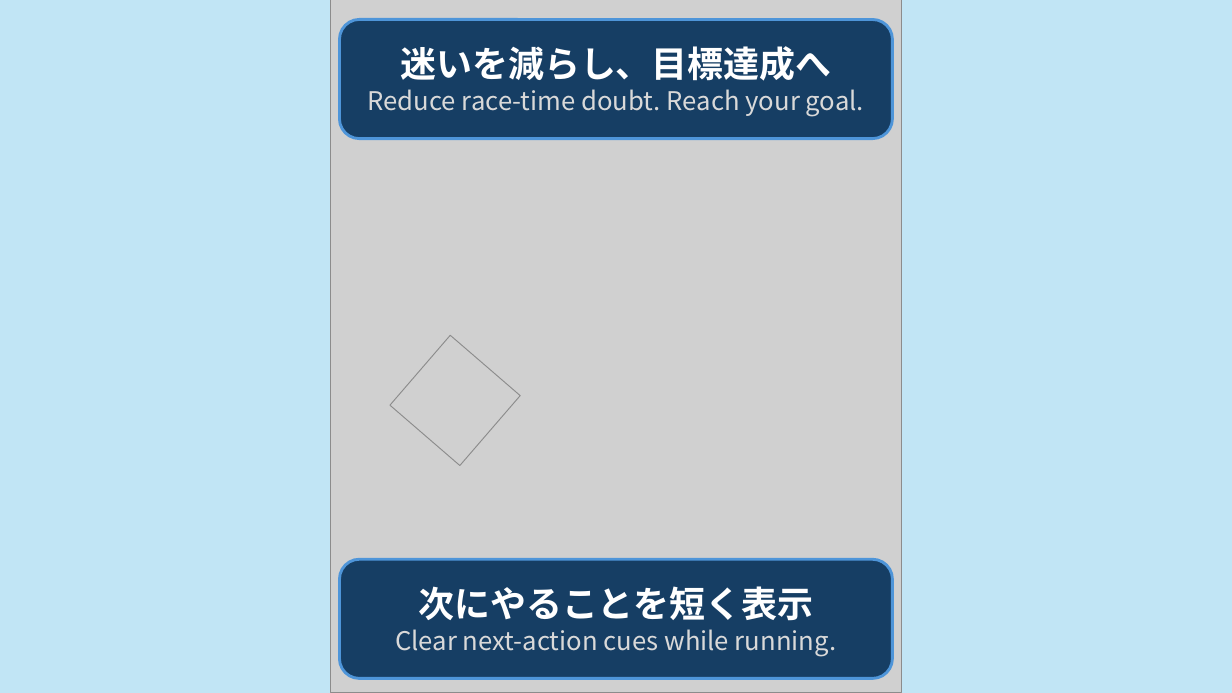
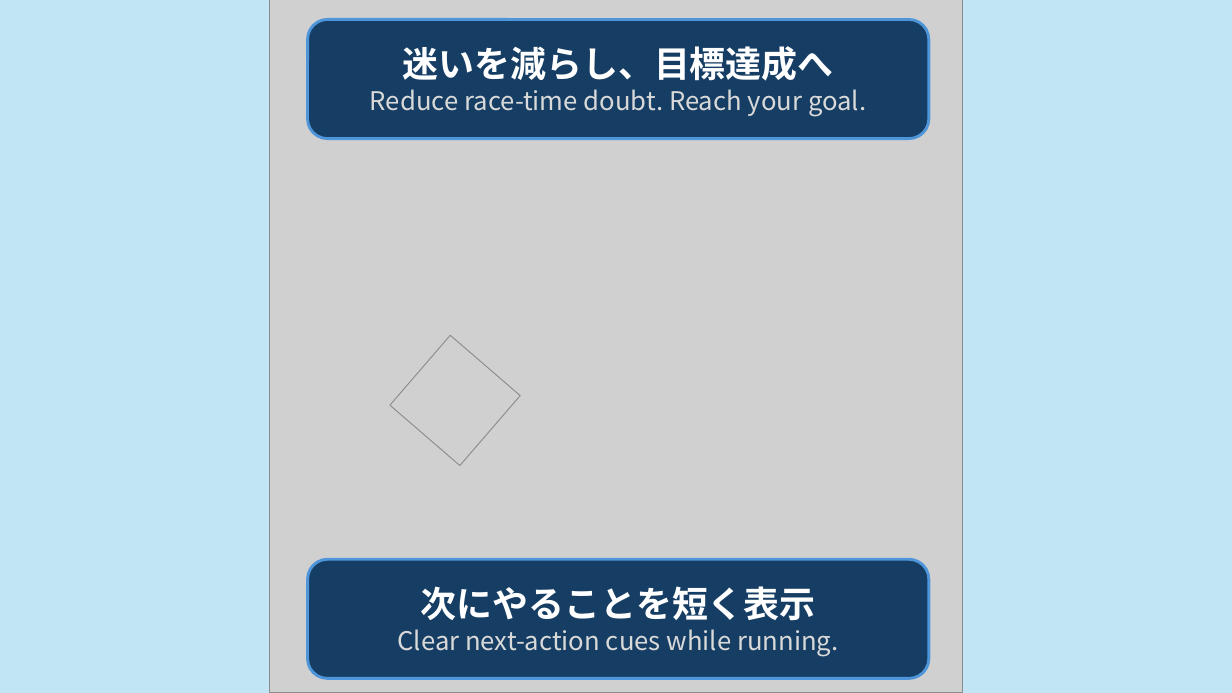
Before and after one commit to EibaKatsu/MarathonCoach, a slide deck: slide 4 of assets/store_shots/store_shots.pptx. Drawn at 1232x693 pixels with LibreOffice and Linux fonts; fonts in the diff are those of the drawing; grey boxes stand for pictures. Boxes give left, top, right and bottom in pixels: in the first picture for what was removed or moved away, otherwise in the second. Text is boxed around its words. In the diff, an @@ line names an element or a change of style, - is before the commit and + after.

```diff
--- a/assets/store_shots/store_shots.pptx
+++ b/assets/store_shots/store_shots.pptx
@@ picture: place and size @@
-picture at (331,0,902,693)
+picture at (270,0,963,693)
@@ rounded rectangle "迷いを減らし、目標達成へ": place and size @@
-rounded rectangle "迷いを減らし、目標達成へ" at (339,19,892,139)
+rounded rectangle "迷いを減らし、目標達成へ" at (308,19,929,139)
@@ rounded rectangle "次にやることを短く表示": place and size @@
-rounded rectangle "次にやることを短く表示" at (339,559,892,678)
+rounded rectangle "次にやることを短く表示" at (308,559,929,678)
```
Also in this commit, not shown: 1 slide added, 8 other files.
